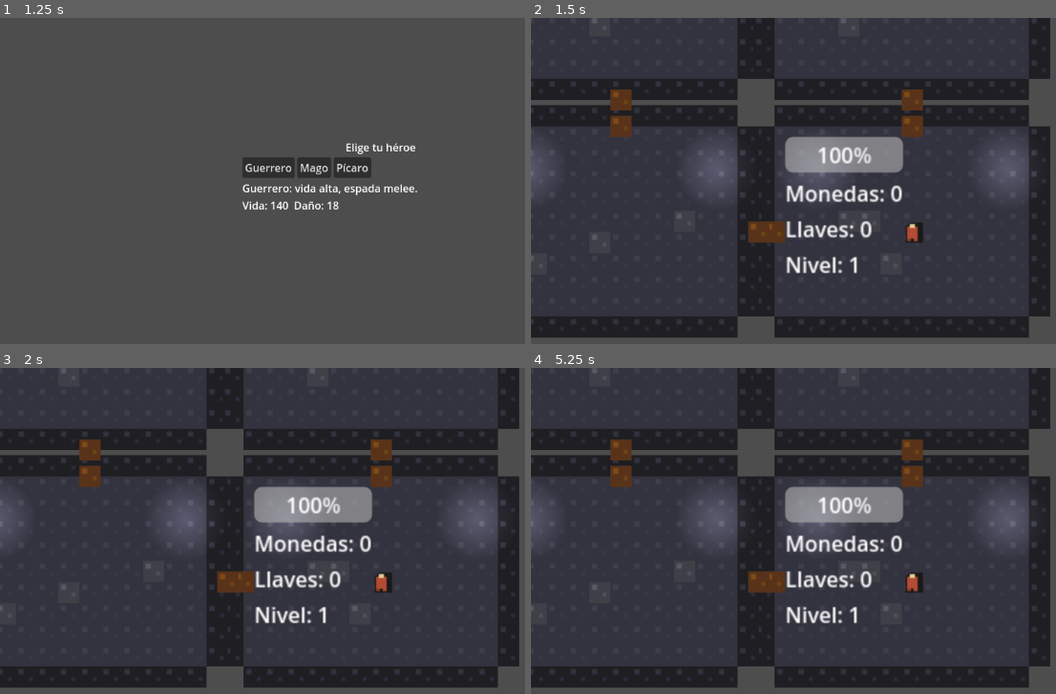
Above: before the commit, frames 1-4 (two rows, left to right).
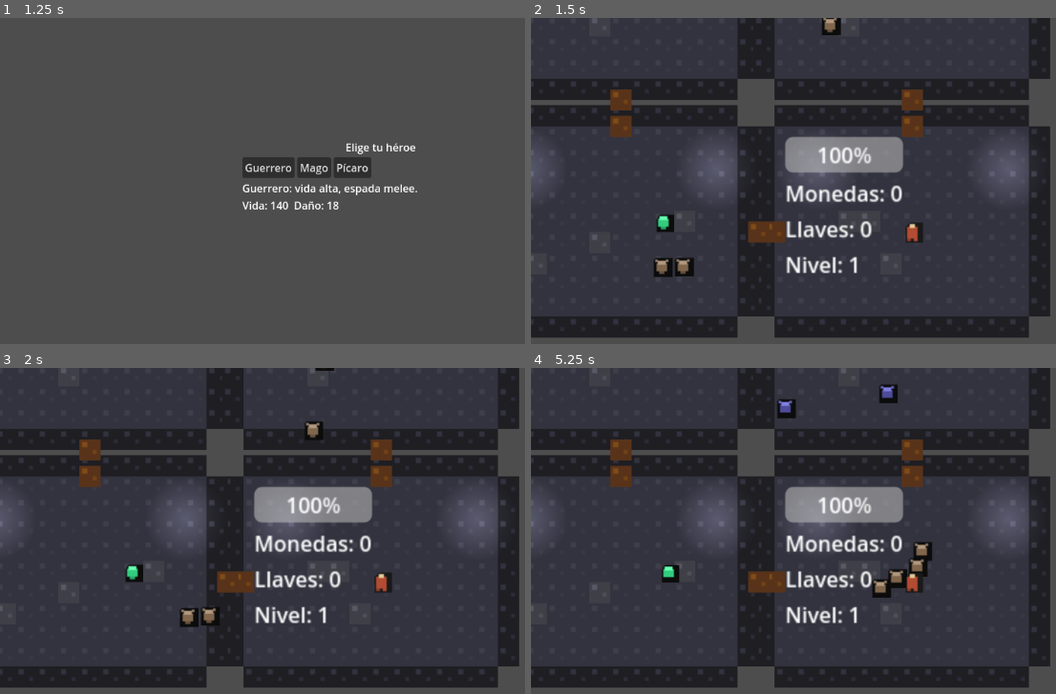
Above: after the commit, the same moments.

Repository: pabloxtoon-byte/lacebolla
Game: Godot game, scene res://Scenes/MainMenu.tscn
Two runs of this game, one before a commit and one after it. Both use one fixed random seed, a clock stepped at 60 frames per second and the inputs below.
Inputs (mouse positions are in pixels of both pictures, inside the frame that each line leads up to):
- Up to frame 1 (1.25 s): click "Jugar" at 0.5 s
- Up to frame 2 (1.5 s): click "Guerrero" at 1.25 s
- Up to frame 3 (2 s): no input
- Up to frame 4 (5.25 s): move the mouse to (outside the picture) at 2.02 s; move the mouse to (762, 602) at 2.77 s; move the mouse to (987, 488) at 3.52 s; move the mouse to (872, 667) at 4.27 s; move the mouse to (outside the picture) at 5.02 s

Frame 1 is identical in both runs. In frame 2, 0.8% of the frame differs, in the area x 23-60%, y 0-80%; in frame 3, 0.6%; in frame 4, 1.3%, in the area x 24-77%, y 4-71%.
Error before the commit: Parse Error: Could not find base class "EnemyBase". (res://Scripts/EnemySlime.gd:1)
Error after the commit: Invalid assignment of property or key 'current' with value of type 'bool' on a base object of type 'Camera2D'. (res://Scripts/Game.gd:80)

Commit message:
Register EnemyBase class

Diff:
--- a/Scripts/EnemyBase.gd
+++ b/Scripts/EnemyBase.gd
@@ -1,4 +1,5 @@
 extends CharacterBody2D
+class_name EnemyBase
 
 signal died
 
